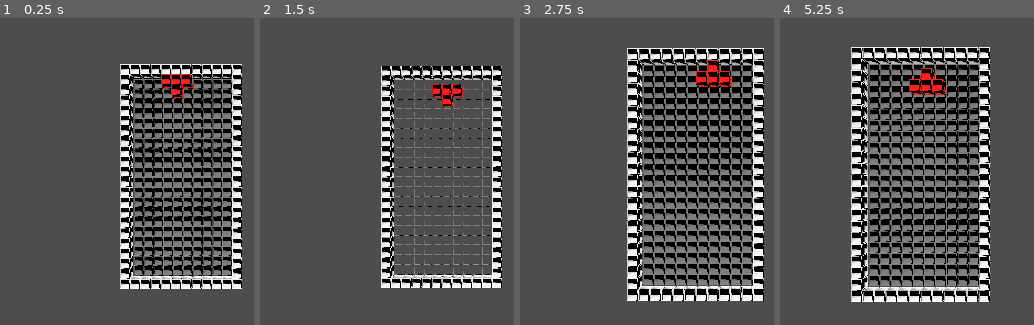
Above: before the commit, frames 1-4 (left to right).
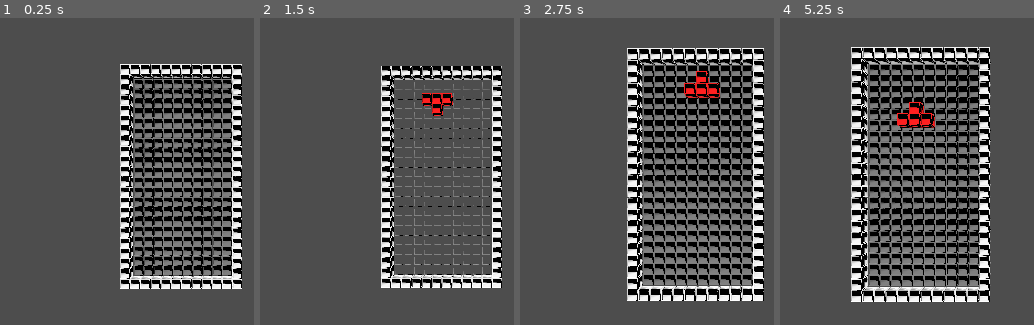
Above: after the commit, the same moments.

Repository: JaidenKhosla/TetrisGame
Game: Godot game, scene res://Scenes/GameScene.tscn
Same seed, same stepped clock (60 frames per second), same inputs: the game is played once before the commit and once after it.
Inputs:
- Up to frame 1 (0.25 s): no input
- Up to frame 2 (1.5 s): tap Enter at 0.5 s; hold Right (RIGHT) 0.53-1.28 s; tap Up (ROTATE) at 0.6 s; hold Down (ui_down) from 1.28 s (still down); tap S (MOVE_CAMERA_BACKWARD) at 1.35 s
- Up to frame 3 (2.75 s): tap Up (ROTATE) at 1.55, 2.3 s; tap Space at 2 s; release Down (ui_down) at 2.03 s; hold Right (RIGHT) from 2.03 s (still down); hold W (MOVE_CAMERA_FORWARD) from 2.03 s (still down)
- Up to frame 4 (5.25 s): release W (MOVE_CAMERA_FORWARD) at 2.78 s; tap A (MOVE_CAMERA_LEFT) at 2.85 s; tap Up (ROTATE) at 3.05, 3.8, 4.35, 5.1 s; release Right (RIGHT) at 3.53 s; hold D (MOVE_CAMERA_RIGHT) 3.53-4.28 s; hold Left (LEFT) 3.53-5.03 s; hold Down (ui_down) from 5.03 s (still down)

The runs differ from the first frame. In frame 1, 0.6% of the frame differs, in the area x 63-76%, y 18-27%; in frame 2, 0.9%; in frame 3, 1.1%; in frame 4, 1.6%, in the area x 46-66%, y 16-36%.

Commit message:
almost done. Need to work on fixing clear

Diff:
--- a/Scenes/Grid.tscn
+++ b/Scenes/Grid.tscn
@@ -6,3 +6,5 @@
 script = ExtResource("1_5bwvu")
 
 [node name="GridParts" type="Node3D" parent="."]
+
+[node name="TICKSPEED" type="Timer" parent="."]
--- a/Scenes/Scripts/Tetrimino.gd
+++ b/Scenes/Scripts/Tetrimino.gd
@@ -19,12 +19,15 @@
 var curr_idx = 0
 var curr_origin: Vector3 = Vector3.ZERO
 
+var last_coords: Array[Vector3i] = []
+
 func addShape(new_shape: Array):
 	shape = new_shape
 
 @export var COLOR: colorEnum:
 	set(clr):
 		COLOR = clr
+		setCubes()
 		for cube in cubes:
 			if cube is GameCube:
 				cube.updateMaterial(GameCube.colorArray[COLOR])
@@ -40,8 +43,10 @@
 		var newCube: GameCube = cube.instantiate()
 		add_child(newCube)
 		newCube.color = COLOR
-		newCube.global_position = origin + Vector3(pos.x, pos.y, 0)*CUBE_SIZE*0.75
+		newCube.position = Vector3(pos.x, pos.y, 0)*CUBE_SIZE*0.75
+	await get_tree().process_frame
 	setCubes()
+
 func rotate_piece():
 	curr_idx = (curr_idx+1)%shape.size()
 	clear()
--- a/Scenes/Scripts/grid.gd
+++ b/Scenes/Scripts/grid.gd
@@ -2,7 +2,7 @@
 class_name Grid extends Node3D
 
 @onready var CUBE_SIZE: Vector3 =  await (InitNode.get_node("GameCube") as GameCube).get_size()
-@export var TICK_SPEED: float = 1.5 #seconds between each tick
+@onready var TICK_SPEED: Timer = $TICKSPEED #seconds between each tick
 
 
 var Tetrimino_Arrangements = TetriminoArrangements.new()
@@ -35,7 +35,7 @@
 	return Vector3i(
 		round((pos.x - global_position.x)/(CUBE_SIZE.x*0.75)),
 		round(ROWS-1-(pos.y - global_position.y)/(CUBE_SIZE.y*0.75)),
-		round((pos.z - global_position.x)/(CUBE_SIZE.z*0.75))
+		round((pos.z - global_position.z)/(CUBE_SIZE.z*0.75))
 	)
 
 
@@ -61,10 +61,10 @@
 	var newTetrimino: Tetrimino = tetrimino.instantiate()
 	newTetrimino.COLOR = randomColor as GameCube.COLORS
 	add_child(newTetrimino)
-
 	newTetrimino.addShape(shape)
 	SELECTED_TETRIMINO = newTetrimino
 	SELECTED_TETRIMINO.draw(SPAWNING_POSITION)
+
 func set_piece() -> void:
 	if not SELECTED_TETRIMINO: return
 	for cube in SELECTED_TETRIMINO.cubes:
@@ -72,19 +72,37 @@
 			var gridCoords = to_grid_coords(cube.global_position)
 			GRID[gridCoords.y][gridCoords.x] = cube
 	await SELECTED_TETRIMINO.blink()
+	print("SPAWNING NEW ONE!")
 	SELECTED_TETRIMINO = null
 
 func _ready() -> void:
-	print(SPAWNING_POSITION)
+	#print(SPAWNING_POSITION)
 	setupGrid()
 	#SELECTED_TETRIMINO.addShape(Tetrimino_Arrangements.j)
 	#SELECTED_TETRIMINO.draw(Vector3(0,0,0))
+	TICK_SPEED.timeout.connect(func():
+		#print("TICK")
 
-	spawn_random_piece()
+
+		if not SELECTED_TETRIMINO:
+			clearRows()
+			spawn_random_piece()
+
+		var res: bool = await handle_move(to_global_direction(Vector3(0,-1,0)))
+		if not res: set_piece()
+		TICK_SPEED.start()
+	)
+
+	TICK_SPEED.start()
+
 func not_in_bounds(goalCubePos: Vector3i) -> bool:
 	return goalCubePos.x < 0 or goalCubePos.x >= GRID[0].size() or goalCubePos.y < 0 or goalCubePos.y >= GRID.size()
-func is_occupied(goalCubePos: Vector3i) -> bool:
-	return not_in_bounds(goalCubePos) or GRID[goalCubePos.y][goalCubePos.x] != null
+func is_occupied(goalCubePos: Vector3i, tetrimino: Tetrimino) -> bool:
+	if not_in_bounds(goalCubePos):
+		return true
+	var cube = GRID[goalCubePos.y][goalCubePos.x]
+
+	return cube != null and cube.get_parent() != tetrimino
 
 func handle_rotate() -> void:
 	if not SELECTED_TETRIMINO: return
@@ -94,20 +112,72 @@
 
 	for part in nextShape:
 		var pos = to_grid_coords(origin+ Vector3(part.x, part.y, 0)*CUBE_SIZE*0.75)
-		if not_in_bounds(pos) or is_occupied(pos): return
+		if not_in_bounds(pos) or is_occupied(pos, SELECTED_TETRIMINO): return
 
+	await get_tree().process_frame
+	clearFromGrid()
+	updateGrid(SELECTED_TETRIMINO)
 	await SELECTED_TETRIMINO.rotate_piece()
+	if SELECTED_TETRIMINO:
+		SELECTED_TETRIMINO.setCubes()
+		updateGrid(SELECTED_TETRIMINO)
 
 
-func handle_move(global_direction: Vector3) -> void:
-	if not SELECTED_TETRIMINO: return
+func handle_move(global_direction: Vector3) -> bool:
+	if not SELECTED_TETRIMINO: return false
 
 	for cube in SELECTED_TETRIMINO.cubes:
 		var goalCubePos = to_grid_coords(cube.global_position + global_direction)
-		if not_in_bounds(goalCubePos) or is_occupied(goalCubePos):
-			return
+		if not_in_bounds(goalCubePos) or is_occupied(goalCubePos, SELECTED_TETRIMINO):
+			return false
+	await get_tree().process_frame
+	updateGrid(SELECTED_TETRIMINO)
+	clearFromGrid()
 	await SELECTED_TETRIMINO.tween_move(global_direction)
+	updateGrid(SELECTED_TETRIMINO)
+	return true
 
+
+func clearRows():
+
+	var lowestRow = -1
+
+	for row_idx in range(GRID.size()):
+		var row = GRID[row_idx]
+		if row.filter(func(e): return e != null).size() == row.size():
+			lowestRow = min(lowestRow, row_idx)
+			for i in range(row.size()):
+				row[i].queue_free()
+				row[i] = null
+
+func clearFromGrid():
+	for row_idx in range(GRID.size()):
+		for col_idx in range(GRID[row_idx].size()):
+			var cube = GRID[row_idx][col_idx]
+			if cube == null: continue
+			if cube is GameCube:
+				if cube.is_queued_for_deletion() or is_instance_valid(cube):
+					GRID[row_idx][col_idx] = null
+					continue
+				var coords = to_grid_coords(cube.global_position)
+
+				print("GRID COORDS: %v" % coords)
+				print("DESIRED: %v" % Vector3i(col_idx, row_idx, 0))
+
+				if coords.y != row_idx or coords.x != col_idx:
+					GRID[row_idx][col_idx] = null
+
+func updateGrid(tetrimino: Tetrimino):
+	#print(GRID)
+	#print("\n\n")
+	if not tetrimino: return
+	tetrimino.setCubes()
+	tetrimino.last_coords.clear()
+	for cube in tetrimino.cubes:
+		if cube is GameCube and not cube.is_queued_for_deletion():
+			var coords = to_grid_coords(cube.global_position)
+			tetrimino.last_coords.append(coords)
+			GRID[coords.y][coords.x] = cube
 var prevTime = 0
 func _process(_delta: float) -> void:
 	if Engine.is_editor_hint(): return
